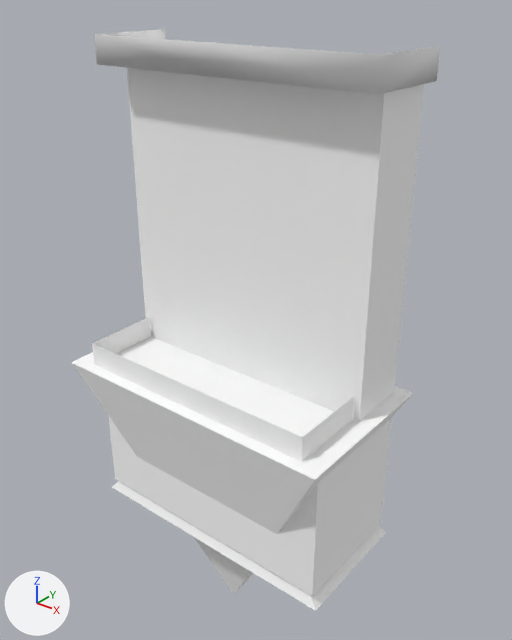
Renders of the glTF model public/3d/item/model__item__shop.ofs_3754_0/3754kg_sh0_01.gltf from each side of a commit.
Before and after are seen from a 50 mm camera at (1.81, -2.09, 2.42) aimed at (0.01, 0.15, 1.03). The axes (+X, +Y, +Z) are drawn at lower left. The lights are the same throughout. The picture after the commit comes second.

The older version as bpy lines, for what is in view:
```python
mat_sh0_01_0 = principled_material('sh0_01_0')
mat_sh0_01_0.base_color = (1.0, 1.0, 1.0)  # white #ffffff
mat_sh0_01_0.roughness = 1.0
mat_sh0_01_1 = principled_material('sh0_01_1')
mat_sh0_01_1.base_color = (1.0, 1.0, 1.0)  # white #ffffff
mat_sh0_01_1.roughness = 1.0
me_3754kg_sh0_01 = bpy.data.meshes.new('3754kg_sh0_01')
me_3754kg_sh0_01.from_pydata(...)  # 76 vertices, 64 faces; spans x -0.69..0.69, y -0.36..0.4, z -0.53..2.2
# faces by material slot: [4, 35, 21, 4]
me_3754kg_sh0_01.materials.append(mat_sh0_01_3)  # white #ffffff
me_3754kg_sh0_01.materials.append(mat_sh0_01_0)  # white #ffffff
me_3754kg_sh0_01.materials.append(mat_sh0_01_1)  # white #ffffff
me_3754kg_sh0_01.materials.append(mat_sh0_01_2)  # white #ffffff
ob_3754kg_sh0_01 = bpy.data.objects.new('3754kg_sh0_01', me_3754kg_sh0_01)
ob_3754kg_sh0_01.location = (0.0, 0.0, 0.0)
```
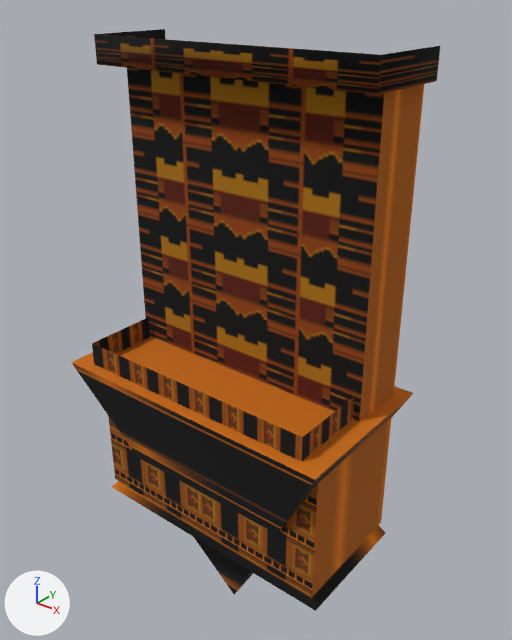
What differs and where, as boxes [x1, y1, x2, y2] in the pictures (512 x 640 px):
```json
{"object": "3754kg_sh0_01", "change": "surface changed", "before": [71, 29, 440, 611], "after": [71, 29, 440, 611], "on screen": "darker"}
```

The change, as JSON lines over the scene's bpy script:
```json
{"op": "add", "block": "img_sh0_01_1", "code": ["img_sh0_01_1 = load_image('sh0_01_1', '_unpacked/sh0_01_1', 32, 32, 'sRGB')"]}
{"op": "add", "block": "img_sh0_01_0", "code": ["img_sh0_01_0 = load_image('sh0_01_0', '_unpacked/sh0_01_0', 32, 32, 'sRGB')"]}
{"op": "remove", "block": "mat_sh0_01_0", "code": "mat_sh0_01_0.base_color = (1.0, 1.0, 1.0)  # white #ffffff"}
{"op": "add", "block": "mat_sh0_01_0", "code": "mat_sh0_01_0.texture = img_sh0_01_0"}
{"op": "remove", "block": "mat_sh0_01_1", "code": "mat_sh0_01_1.base_color = (1.0, 1.0, 1.0)  # white #ffffff"}
{"op": "add", "block": "mat_sh0_01_1", "code": "mat_sh0_01_1.texture = img_sh0_01_1"}
```
